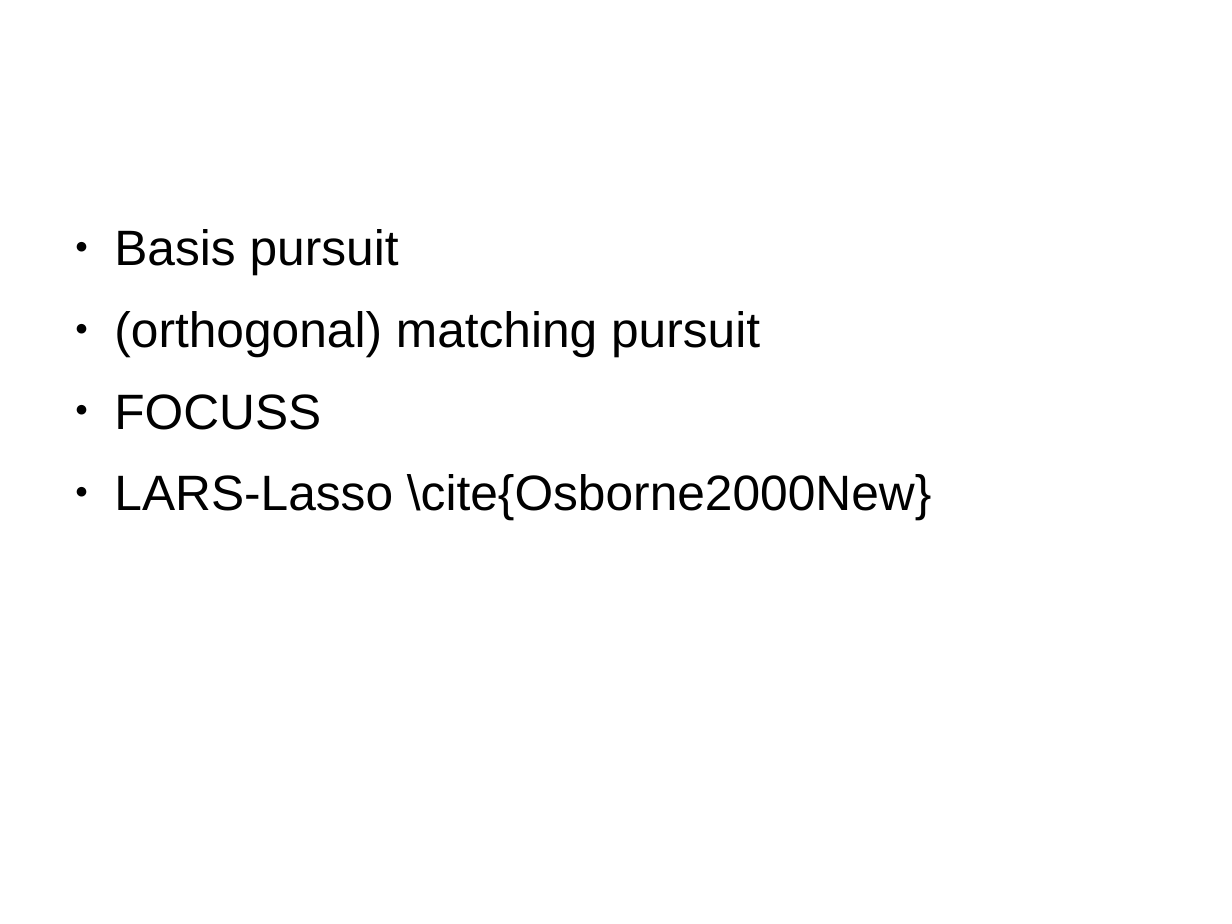
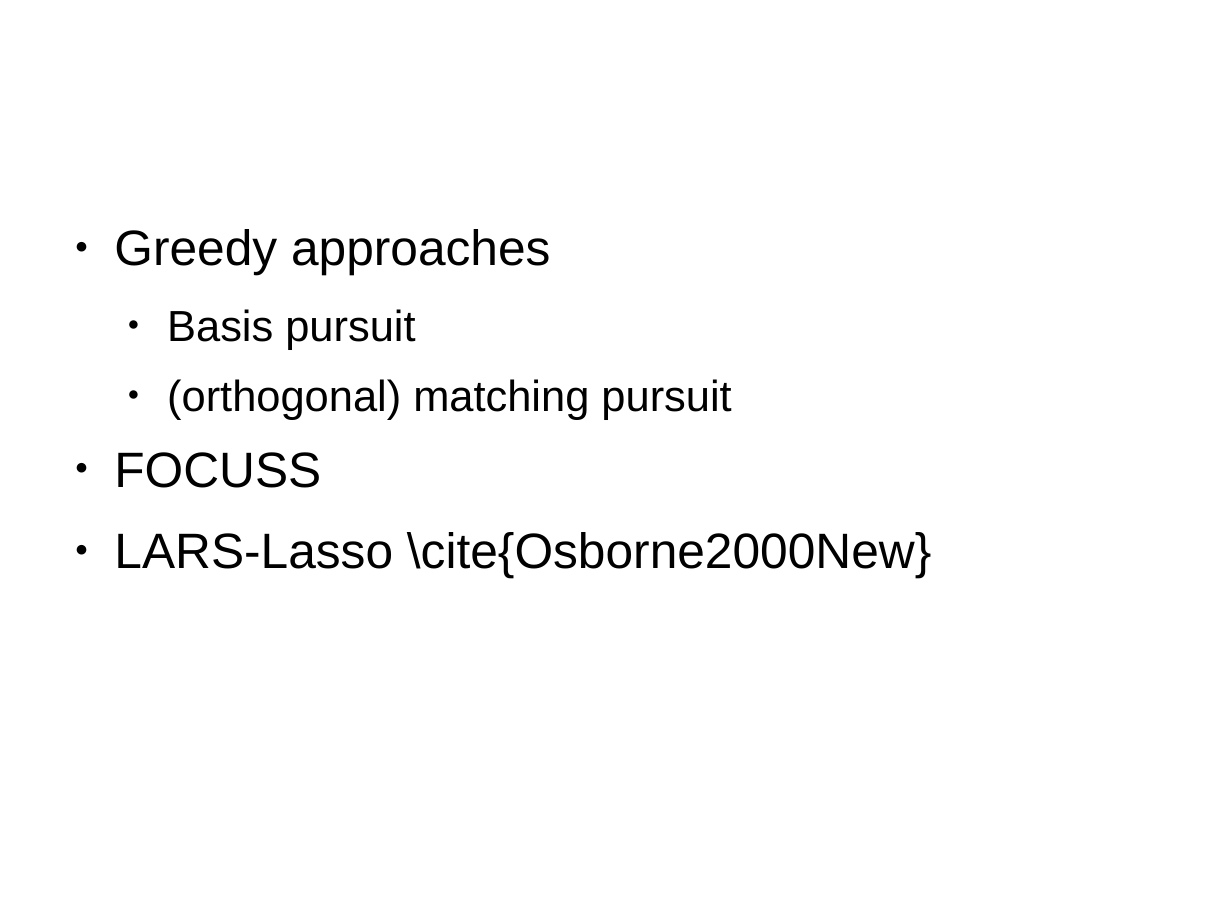
Before and after one commit to Sebu/sprs, a slide deck: slide 8 of progress_report/progress_report.odp (slide 7 before the commit). Drawn at 1232x924 pixels with LibreOffice and Linux fonts; fonts in the diff are those of the drawing. Boxes give left, top, right and bottom in pixels: in the first picture for what was removed or moved away, otherwise in the second. Text is boxed around its words. In the diff, an @@ line names an element or a change of style, - is before the commit and + after.

```diff
--- a/progress_report/progress_report.odp
+++ b/progress_report/progress_report.odp
@@ text at [114,229,551,275]: paragraph added @@
+● Greedy approaches
@@ text at [167,309,731,420]: size 32 to 28 pt in "Basis pursuit", "(orthogonal) matching pursuit"; list level 1 to 2 in "Basis pursuit"; list level 1 to 2 in "(orthogonal) matching pursuit" @@
```
Also in this commit, not shown: 4 other slides changed, 2 slides added.
